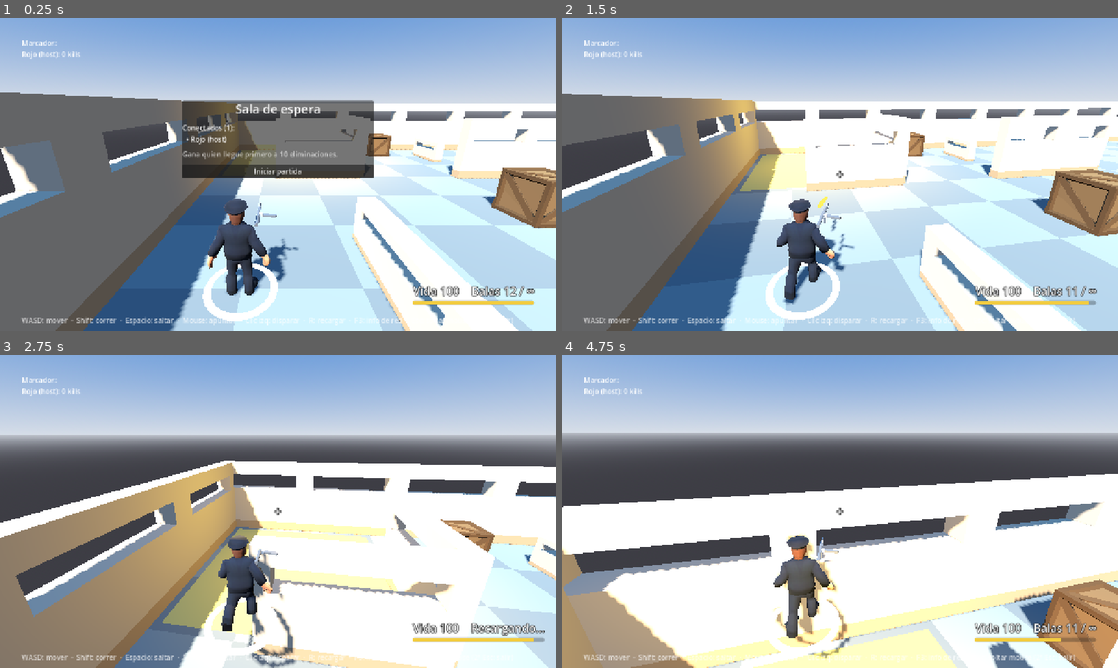
Above: before the commit, frames 1-4 (two rows, left to right).
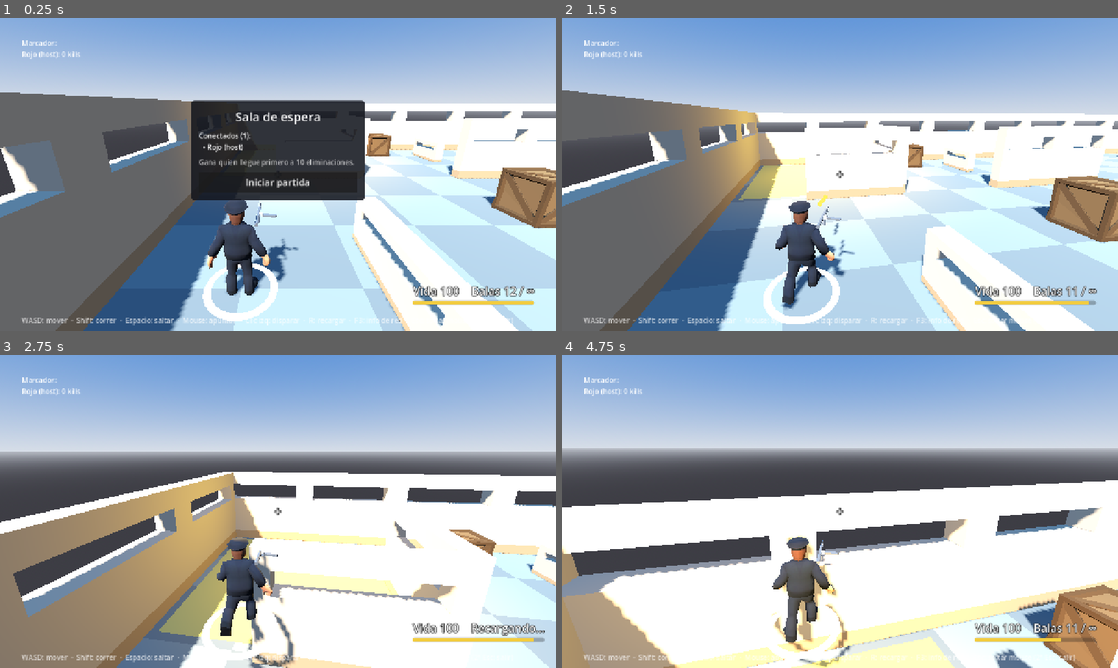
Above: after the commit, the same moments.

Repository: mpinedaj/godot-networked-shooter
Game: Godot game, scene res://scenes/game.tscn
The game is run twice, just before and just after one commit, with the same random seed, the same clock (stepped at 60 frames per second) and the same inputs. This scene is started directly instead of the project's main scene.
Inputs (mouse positions are in pixels of both pictures, inside the frame that each line leads up to):
- Up to frame 1 (0.25 s): no input
- Up to frame 2 (1.5 s): click "Iniciar partida" at 0.5 s; tap Enter at 1.25 s; move the mouse to (867, 174) at 1.27 s; hold Up (ui_up) from 1.28 s (still down); hold Shift from 1.28 s (still down); click (867, 174) at 1.42 s
- Up to frame 3 (2.75 s): keep holding Up (ui_up); tap Space at 1.52, 1.82, 2.27, 2.57 s; move the mouse to (250, 511) at 2.02 s; release Shift at 2.03 s; tap R at 2.1 s
- Up to frame 4 (4.75 s): keep holding Up (ui_up); move the mouse to (851, 505) at 2.77 s; hold Shift 2.78-3.53 s; move the mouse to (834, 517) at 3.52 s; tap R at 3.6 s; click (834, 517) at 3.67 s; tap Space at 3.77, 4.07, 4.52 s; move the mouse to (878, 514) at 4.27 s; hold Shift from 4.28 s (still down)

The runs differ from the first frame. In frame 1, 9.6% of the frame differs, in the area x 32-68%, y 26-59%; in frame 2, 19%; in frame 3, 26%, in the area x 0-100%, y 19-100%; in frame 4, 22%.

Commit message:
Sala de espera: panel con margen y fondo, botón más grande, sin taparse con el panel F3

Diff:
--- a/scripts/hud.gd
+++ b/scripts/hud.gd
@@ -41,9 +41,14 @@
 func _build_lobby() -> void:
 	_lobby = PanelContainer.new()
 	_lobby.set_anchors_and_offsets_preset(Control.PRESET_CENTER)
-	_lobby.custom_minimum_size = Vector2(440, 0)
-	_lobby.offset_left = -220
+	_lobby.custom_minimum_size = Vector2(400, 0)
+	_lobby.offset_left = -200
 	_lobby.offset_top = -170
+	var bg := StyleBoxFlat.new()
+	bg.bg_color = Color(0.08, 0.09, 0.12, 0.88)
+	bg.set_corner_radius_all(8)
+	bg.set_content_margin_all(18)
+	_lobby.add_theme_stylebox_override("panel", bg)
 	add_child(_lobby)
 	var box := VBoxContainer.new()
 	box.add_theme_constant_override("separation", 12)
@@ -61,6 +66,8 @@
 	box.add_child(goal)
 	_start_button = Button.new()
 	_start_button.text = "Iniciar partida"
+	_start_button.custom_minimum_size = Vector2(0, 46)
+	_start_button.add_theme_font_size_override("font_size", 22)
 	_start_button.pressed.connect(func(): game.start_match())
 	box.add_child(_start_button)
 	_end_label = Label.new()
